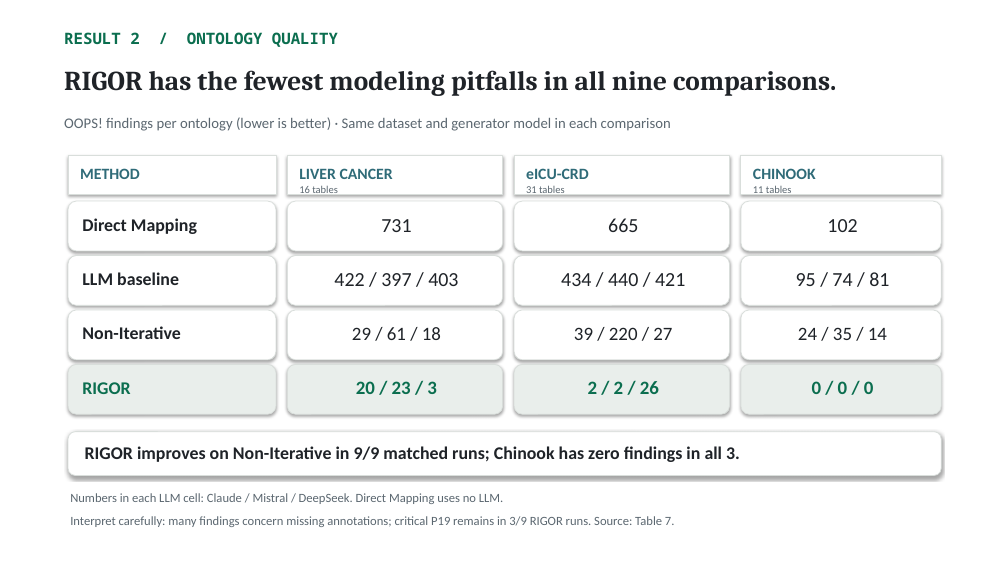
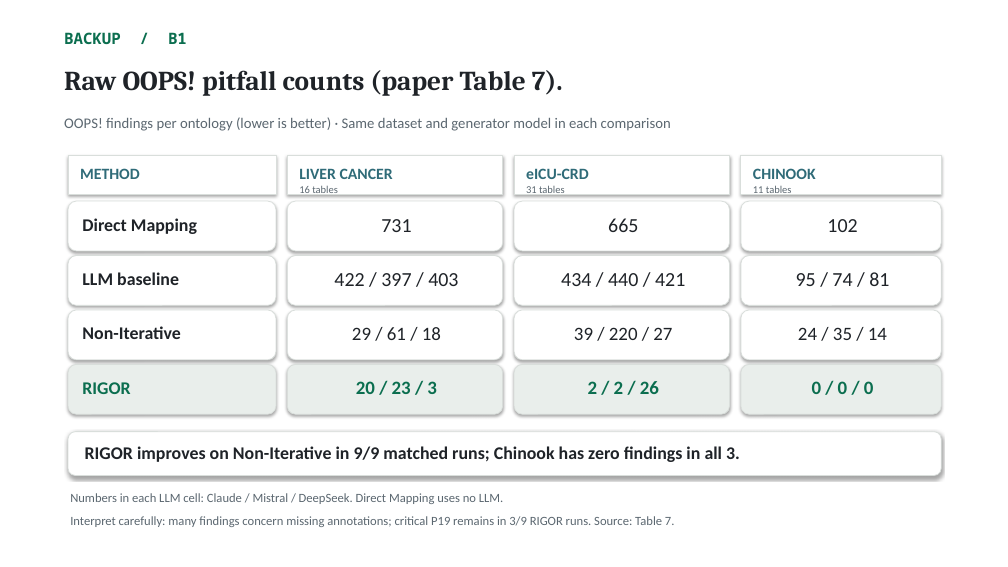
Before and after one commit to NadeenAhmad/rigor_private, a slide deck: slide 24 of presentation/RIGOR_ISWC2026.pptx (slide 20 before the commit). Drawn at 1008x567 pixels with LibreOffice and Linux fonts; fonts in the diff are those of the drawing. Boxes give left, top, right and bottom in pixels: in the first picture for what was removed or moved away, otherwise in the second. Text is boxed around its words. In the diff, an @@ line names an element or a change of style, - is before the commit and + after.

```diff
--- a/presentation/RIGOR_ISWC2026.pptx
+++ b/presentation/RIGOR_ISWC2026.pptx
@@ text at (64,32,187,44): text changed @@
-RESULT 2 / ONTOLOGY QUALITY
+BACKUP / B1
@@ text at (64,70,563,96): text changed @@
-RIGOR has the fewest modeling pitfalls in all nine comparisons.
+Raw OOPS! pitfall counts (paper Table 7).
```
Also in this commit, not shown: 2 other slides changed, 1 slide added, 3 other files.
